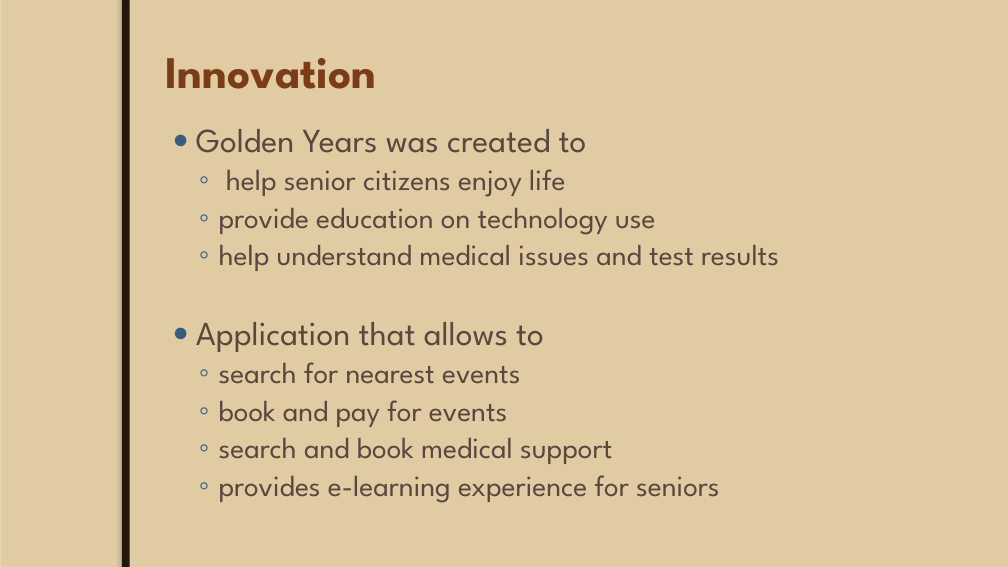
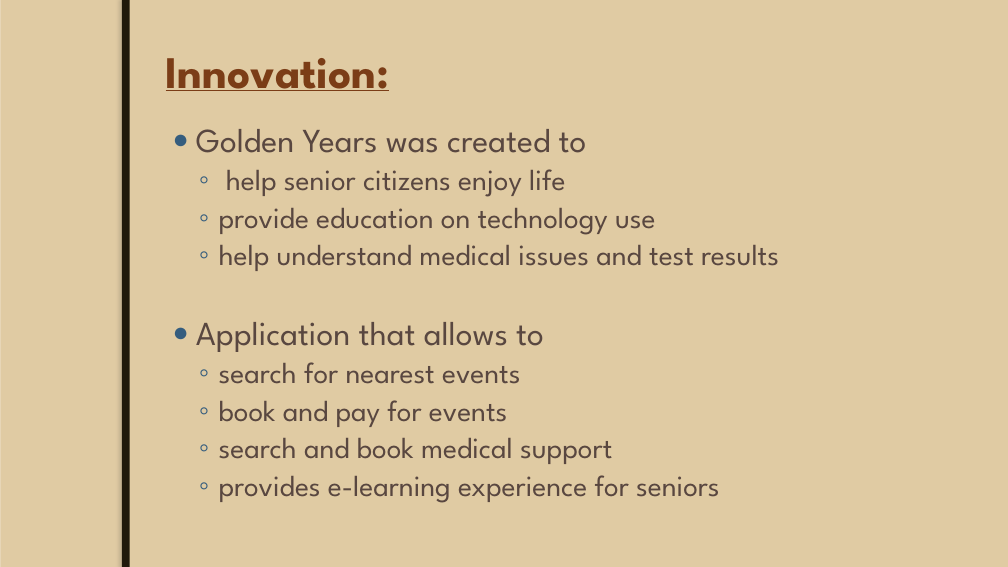
Before and after one commit to JoeyTatu/GoldenYears, a slide deck: slide 3 of Week 8 - Presentation slides/Mid-Term Project.pptx. Drawn at 1008x567 pixels with LibreOffice and Linux fonts; fonts in the diff are those of the drawing; background and template pictures are left out. Boxes give left, top, right and bottom in pixels: in the first picture for what was removed or moved away, otherwise in the second. Text is boxed around its words. In the diff, an @@ line names an element or a change of style, - is before the commit and + after.

```diff
--- a/Week 8 - Presentation slides/Mid-Term Project.pptx
+++ b/Week 8 - Presentation slides/Mid-Term Project.pptx
@@ title at <box>166,58,390,91</box>: text changed @@
-Innovation
+Innovation:
```
Also in this commit, not shown: 6 other slides changed, 1 slide added.
